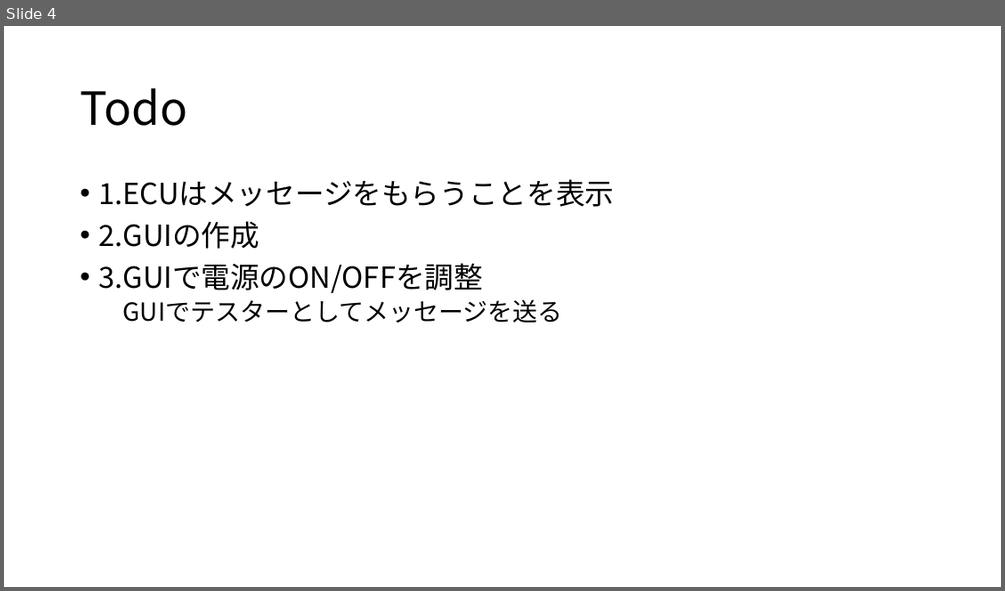
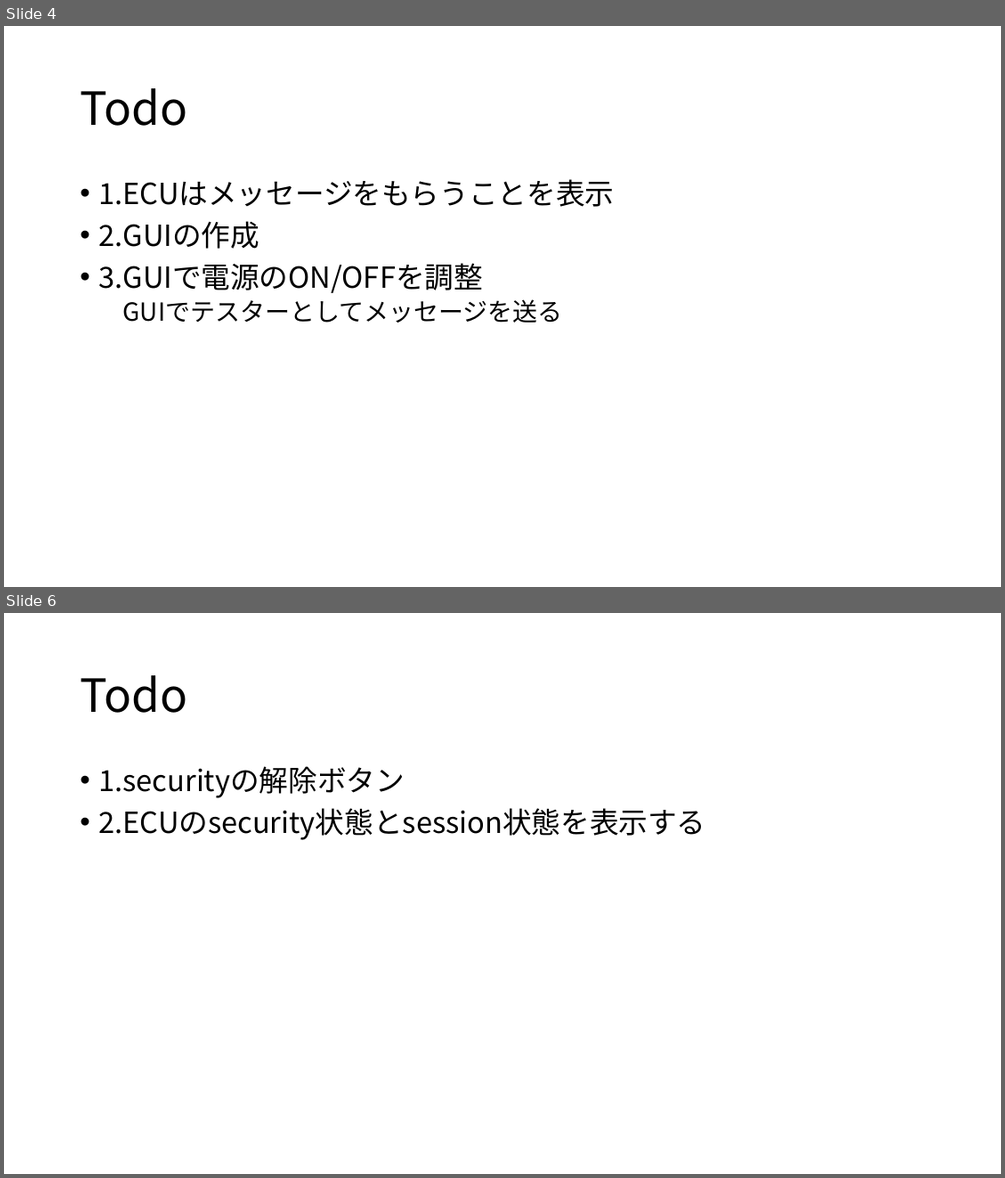
Before and after one commit to JiaxiaoH/ecu-simulator, a slide deck: ECU Simulater_v001.pptx. Shown one above the other, each under a label of ours: slide 4 before the commit, slides 4 and 6 after it; the slides between them are not shown. The pictures are 1005x591 and 1005x1178 pixels, drawn with LibreOffice and Linux fonts; fonts in the diff are those of the drawing. Boxes give left, top, right and bottom in pixels: in the first picture for what was removed or moved away, otherwise in the second. Text is boxed around its words. In the diff, an @@ line names an element or a change of style, - is before the commit and + after.

```diff
--- a/ECU Simulater_v001.pptx
+++ b/ECU Simulater_v001.pptx
@@ slide 6 added at (x1=4, y1=613, x2=1001, y2=1174), background #FFFFFF @@
@@ title added at (x1=80, y1=675, x2=187, y2=713), 44 pt, text #000000 @@
+Todo
@@ text added at (x1=98, y1=766, x2=705, y2=840), 28 pt, text #000000 @@
+• 1.securityの解除ボタン
+• 2.ECUのsecurity状態とsession状態を表示する
```
Also in this commit, not shown: 1 other slide added, 1 slide removed, 3 other files.
